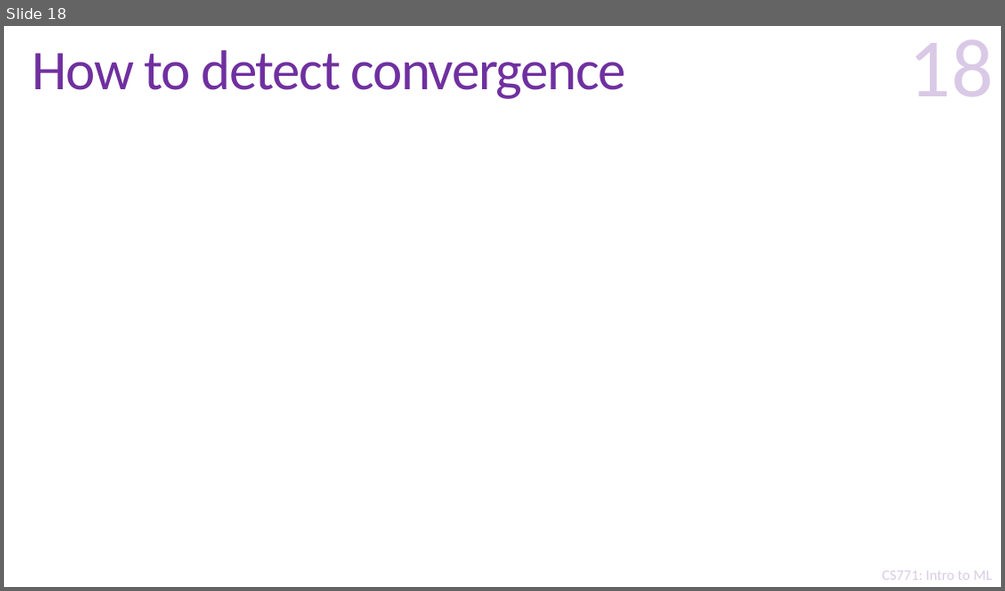
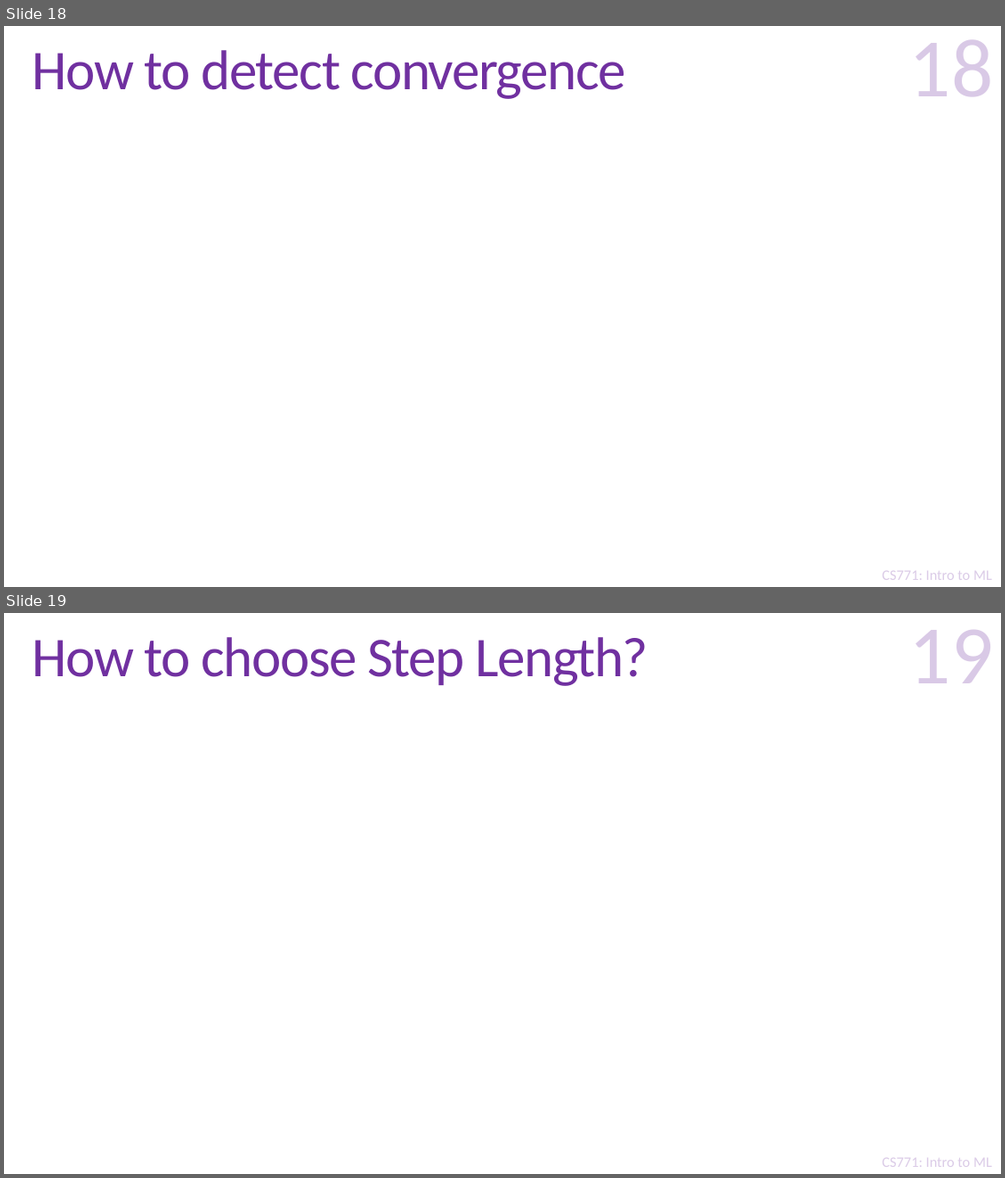
Before and after one commit to purushottamkar/ml19-20w, a slide deck: lecture_slides/8_Optimization Refresher.pptx. Shown one above the other, each under a label of ours: slide 18 before the commit, slides 18 and 19 after it. The pictures are 1005x591 and 1005x1178 pixels, drawn with LibreOffice and Linux fonts; fonts in the diff are those of the drawing; grey boxes stand for pictures; background and template pictures are left out. Boxes give left, top, right and bottom in pixels: in the first picture for what was removed or moved away, otherwise in the second. Text is boxed around its words. In the diff, an @@ line names an element or a change of style, - is before the commit and + after.

```diff
--- a/lecture_slides/8_Optimization Refresher.pptx
+++ b/lecture_slides/8_Optimization Refresher.pptx
@@ slide 19 added at [4, 613, 1001, 1174], background #FFFFFF; not listed: 2 template elements that a slide beside it also shows @@
@@ title added at [32, 637, 648, 686], 54 pt, text #7030A0 @@
+How to choose Step Length?
@@ page number added at [909, 630, 993, 683], 80 pt, text #7030A0 at 25% opacity @@
+19
```
Also in this commit, not shown: 4 other slides added.
